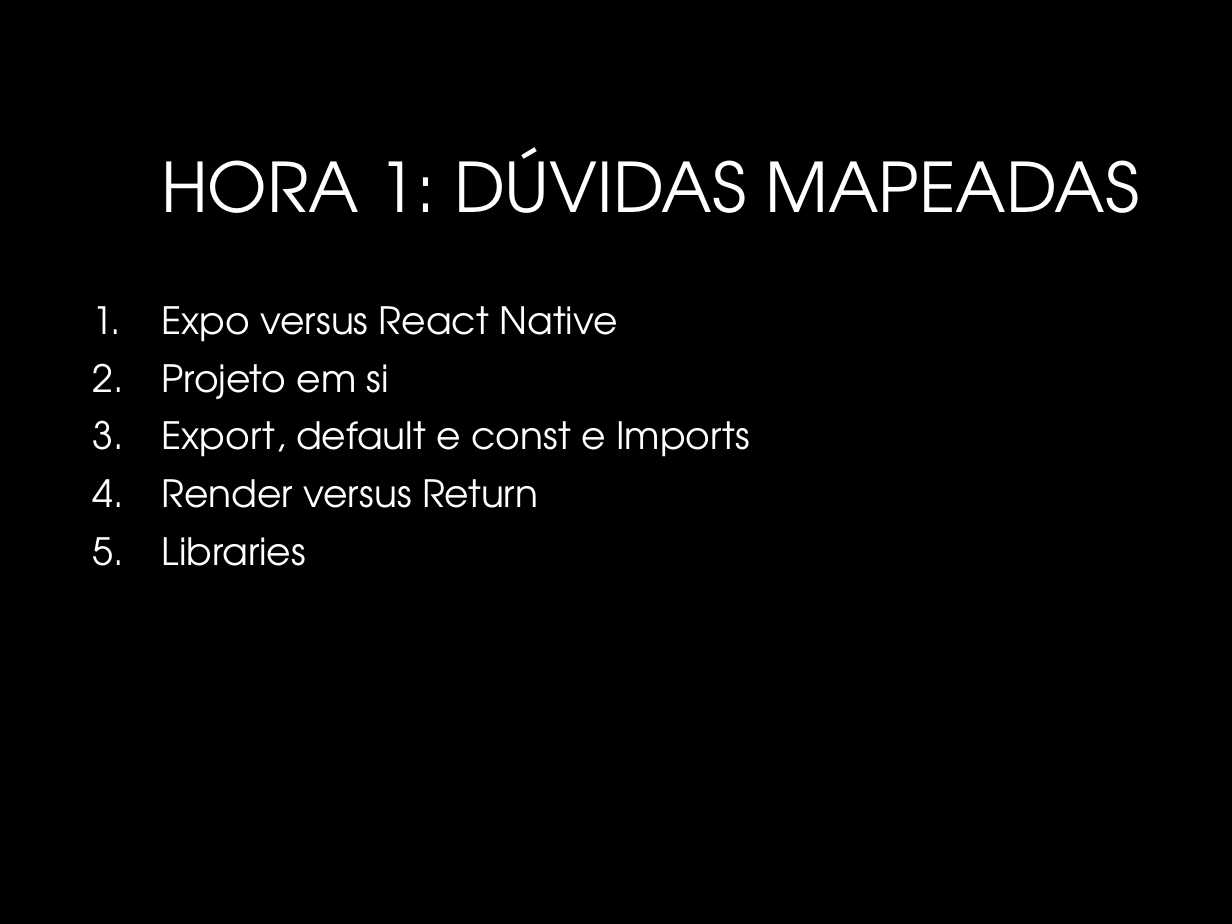
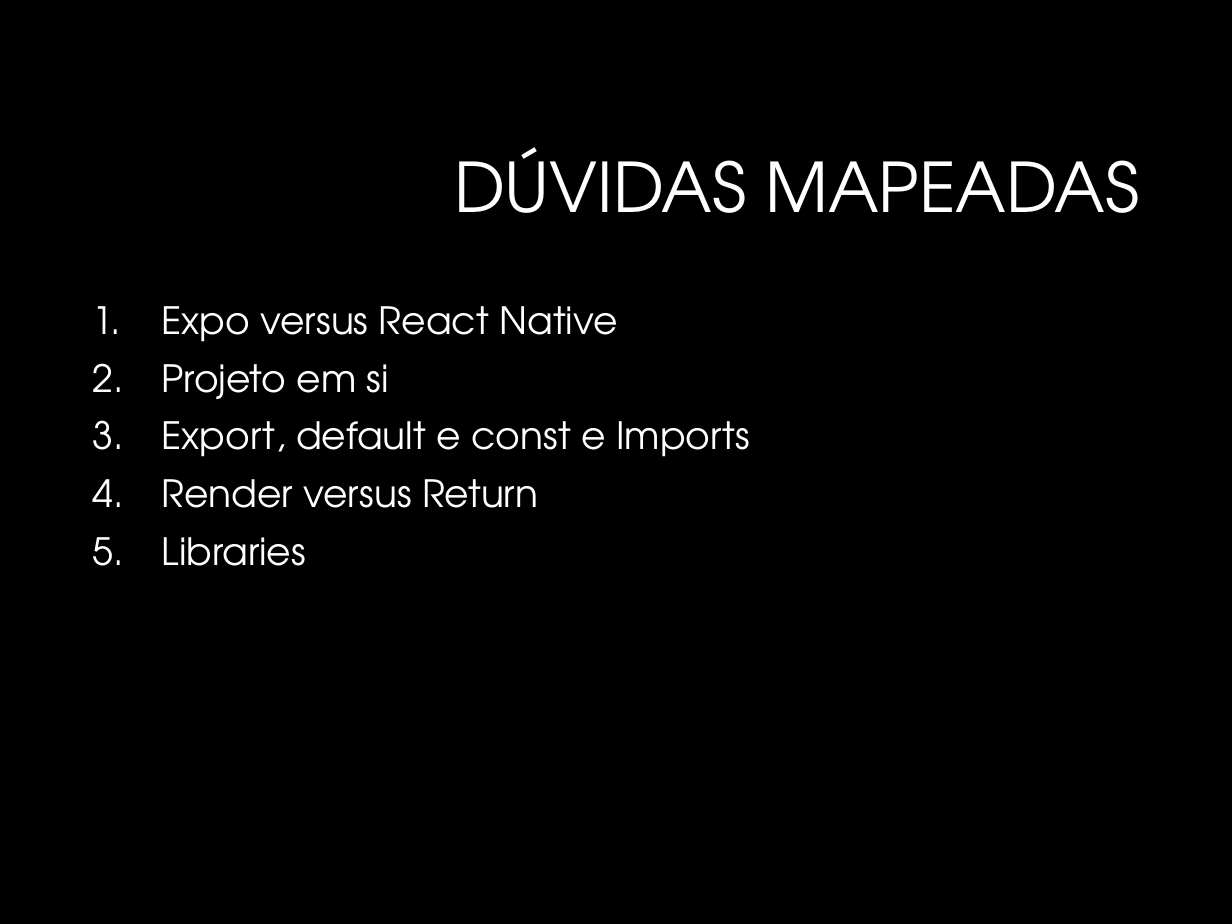
Before and after one commit to profpmarinho/2TDSPK-2025, a slide deck: slide 3 of Revisao/Aula1_Revisao_ReactNative.pptx. Drawn at 1232x924 pixels with LibreOffice and Linux fonts; fonts in the diff are those of the drawing; background and template pictures are left out. Boxes give left, top, right and bottom in pixels: in the first picture for what was removed or moved away, otherwise in the second. Text is boxed around its words. In the diff, an @@ line names an element or a change of style, - is before the commit and + after.

```diff
--- a/Revisao/Aula1_Revisao_ReactNative.pptx
+++ b/Revisao/Aula1_Revisao_ReactNative.pptx
@@ title at [454,147,1139,213]: text changed @@
-HORA 1: DÚVIDAS MAPEADAS
+DÚVIDAS MAPEADAS
```
Also in this commit, not shown: 2 other slides changed, 9 slides added, 6 other files.
